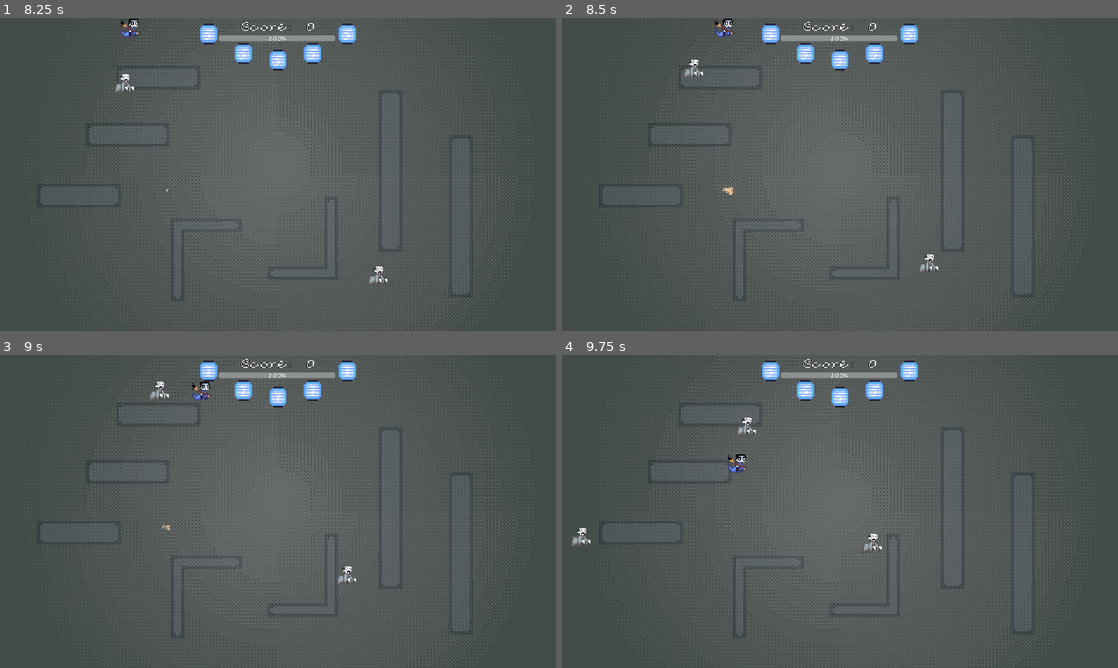
Above: before the commit, frames 1-4 (two rows, left to right).
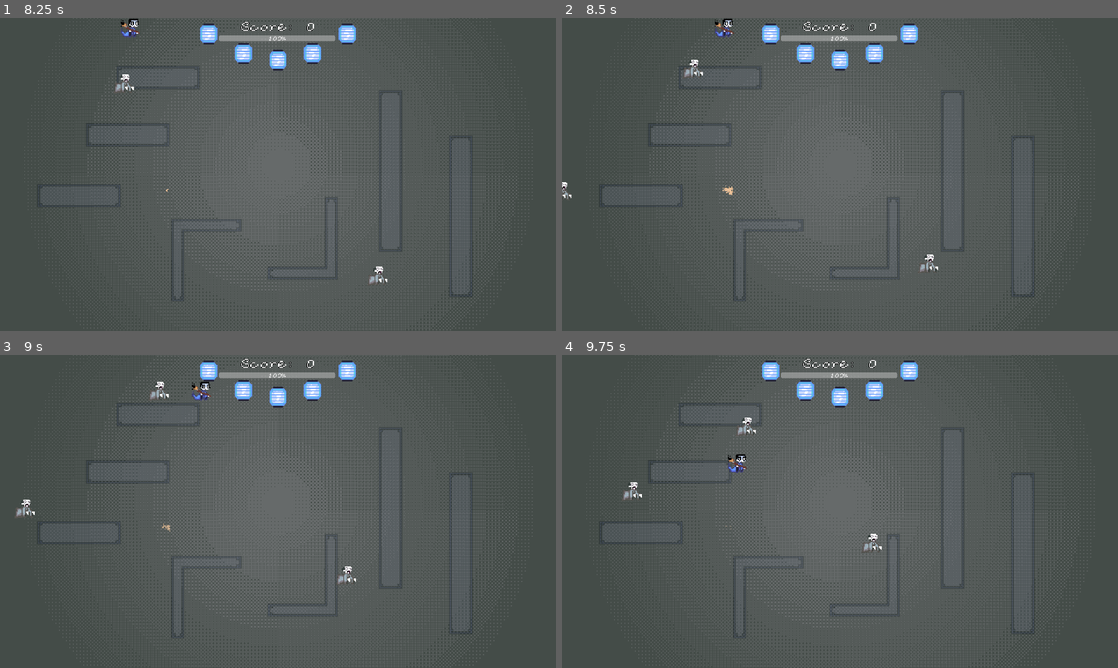
Above: after the commit, the same moments.

Repository: wintermute-cell/wmj25
Game: Godot game, scene res://scenes/main_menu.tscn
The game is run twice, just before and just after one commit, with the same random seed, the same clock (stepped at 60 frames per second) and the same inputs. Sound files missing from this copy of the repository are replaced by a short silence.
Inputs (mouse positions are in pixels of both pictures, inside the frame that each line leads up to):
- Up to frame 1 (8.25 s): click "Start Game" at 0.5 s; tap Enter at 1.25 s; move the mouse to (400, 158) at 1.27 s; hold D (right) 1.28-2.03 s; click (400, 158) at 1.42 s; tap Space at 2 s; move the mouse to (166, 190) at 2.02 s; hold S (down) 2.03-2.78 s; move the mouse to (333, 105) at 2.77 s; hold D (right) 2.78-3.53 s; move the mouse to (250, 237) at 3.52 s; hold W (up) 3.53-4.28 s; click (250, 237) at 3.67 s; move the mouse to (444, 221) at 4.27 s; hold A (left) 4.28-5.78 s; move the mouse to (111, 127) at 5.02 s; move the mouse to (305, 174) at 5.77 s; hold S (down) 5.78-6.53 s; click (305, 174) at 5.92 s; move the mouse to (194, 96) at 6.52 s; hold D (right) 6.53-7.28 s; move the mouse to (400, 158) at 7.27 s; hold W (up) 7.28-8.03 s; move the mouse to (166, 190) at 8.02 s; hold D (right) from 8.03 s (still down); click (166, 190) at 8.17 s
- Up to frame 2 (8.5 s): keep holding D (right)
- Up to frame 3 (9 s): move the mouse to (333, 442) at 8.77 s; release D (right) at 8.78 s; hold S (down) from 8.78 s (still down)
- Up to frame 4 (9.75 s): move the mouse to (812, 574) at 9.52 s; release S (down) at 9.53 s; hold A (left) from 9.53 s (still down)

Frame 1 is identical in both runs. In frame 2, less than 0.1% of the frame differs, in the area x 0-2%, y 52-58%; in frame 3, less than 0.1%; in frame 4, 0.2%, in the area x 1-15%, y 40-61%.

Commit message:
more enemies

Diff:
--- a/godot_project/enemy_spawner_curve.tres
+++ b/godot_project/enemy_spawner_curve.tres
@@ -1,3 +1,5 @@
 [gd_resource type="Curve" format=3 uid="uid://deuxxc1havrap"]
 
 [resource]
+_data = [Vector2(0.0045317262, 0.43359375), 0.0, 0.0, 0, 0, Vector2(1, 1), 0.0, 0.0, 0, 0]
+point_count = 2
